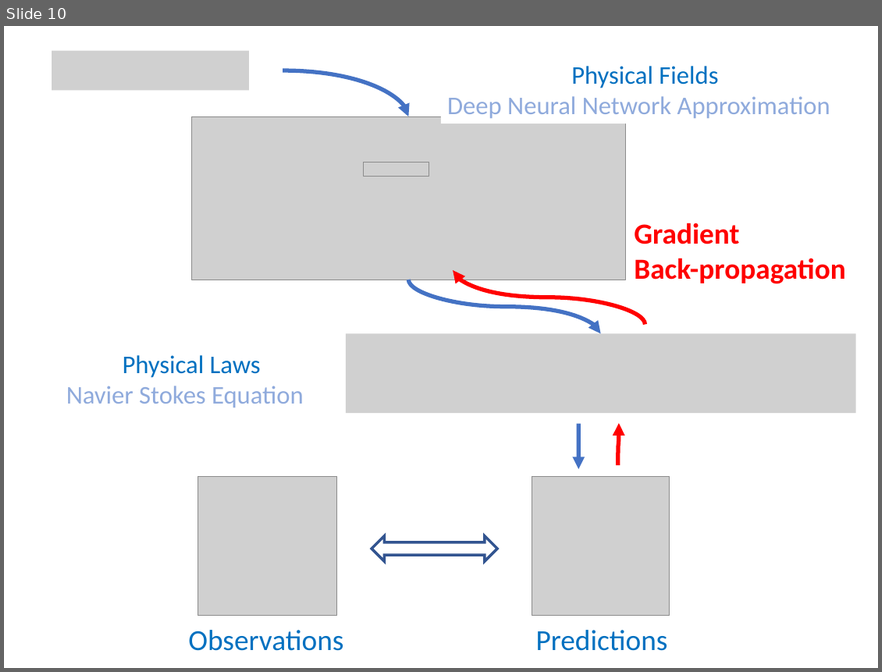
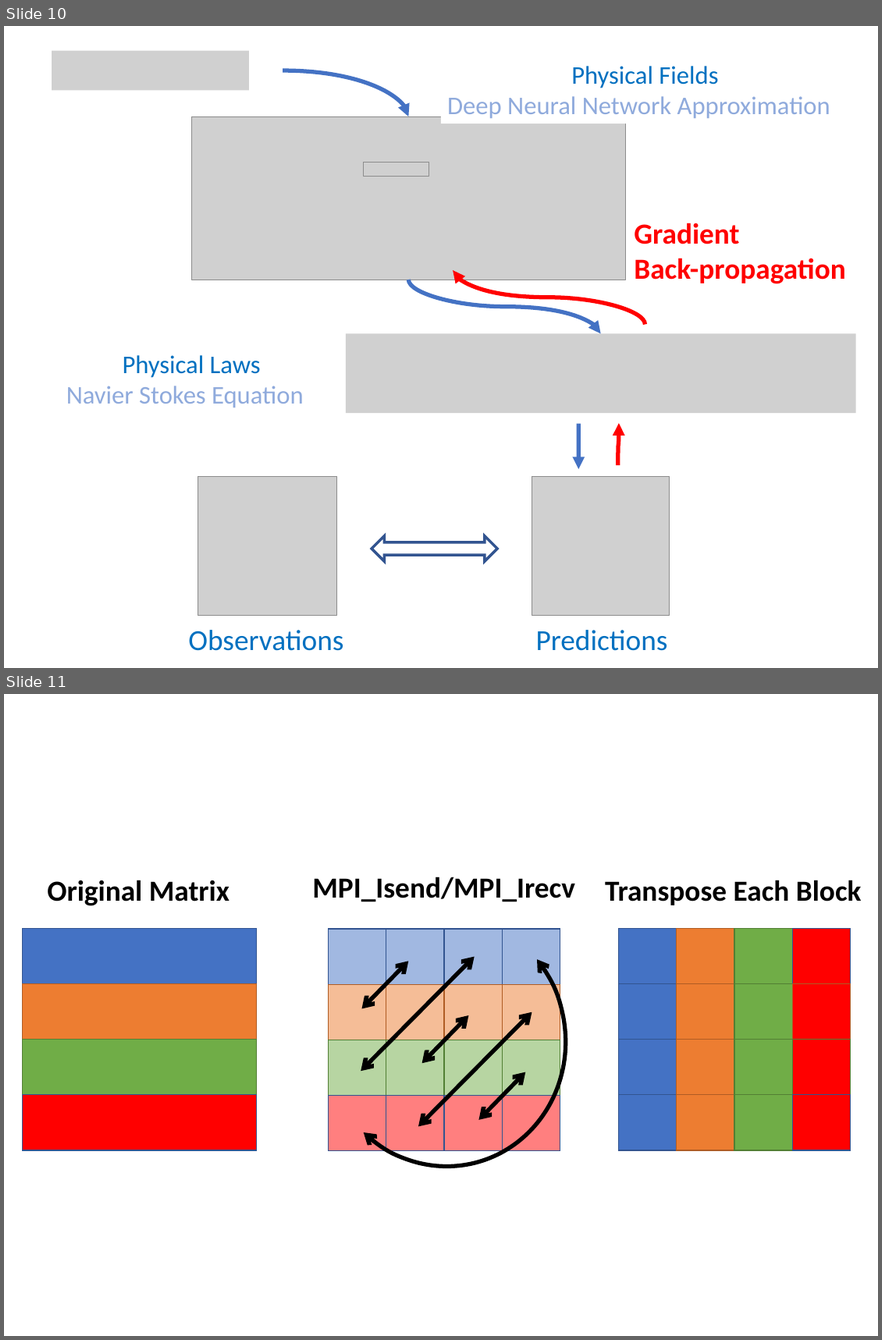
Before and after one commit to ADCMEMarket/ADCMEImages, a slide deck: Slides/figures.pptx. Shown one above the other, each under a label of ours: slide 10 before the commit, slides 10 and 11 after it. The pictures are 882x672 and 882x1340 pixels, drawn with LibreOffice and Linux fonts; fonts in the diff are those of the drawing; grey boxes stand for pictures. Boxes give left, top, right and bottom in pixels: in the first picture for what was removed or moved away, otherwise in the second. Text is boxed around its words. In the diff, an @@ line names an element or a change of style, - is before the commit and + after.

```diff
--- a/Slides/figures.pptx
+++ b/Slides/figures.pptx
@@ slide 11 added at [4, 694, 878, 1336], background #FFFFFF @@
@@ text added at [47, 880, 229, 906], 32 pt, text #000000, bold @@
+Original Matrix
@@ text added at [312, 877, 575, 902], 32 pt, text #000000, bold @@
+MPI_Isend/MPI_Irecv
@@ text added at [605, 880, 861, 905], 32 pt, text #000000, bold @@
+Transpose Each Block
@@ group added at [299, 889, 589, 1189]: 16 rectangles, 5 double arrows, 1 arc (boxed as its full ellipse) @@
@@ rectangle added at [23, 929, 257, 984], fill #4472C4, outline #325491 1 pt @@
@@ rectangle added at [23, 983, 257, 1040], fill #ED7D31, outline #AF5C24 1 pt @@
@@ rectangle added at [23, 1040, 257, 1095], fill #70AD47, outline #538035 1 pt @@
@@ rectangle added at [23, 1095, 257, 1151], fill #FF0000, outline #325491 1 pt @@
@@ group added at [619, 929, 850, 1151]: 16 rectangles @@
```
Also in this commit, not shown: 1 other file.
